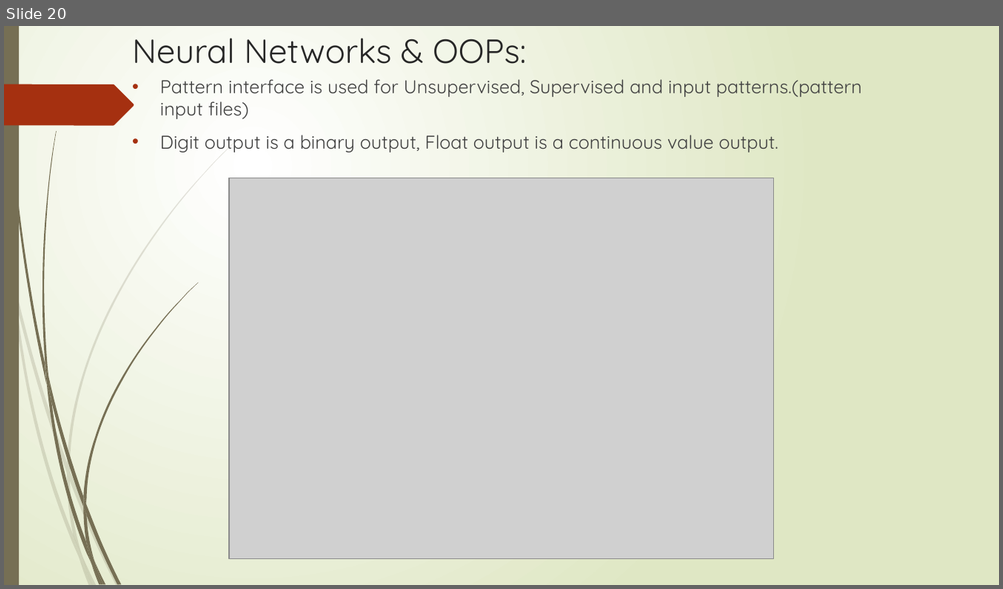
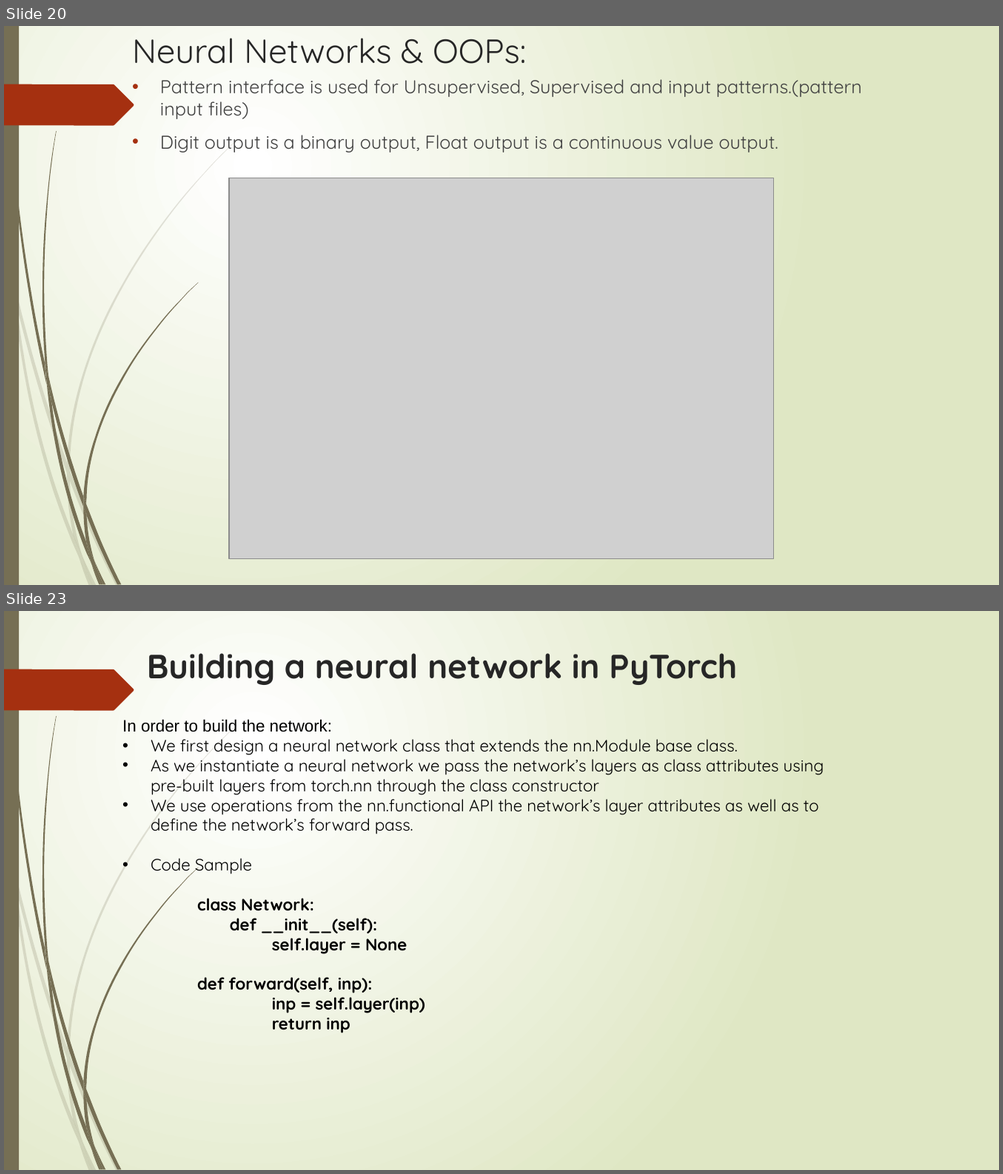
Before and after one commit to DivJAth/OOADPytorch, a slide deck: Grad_Presentation.pptx. Shown one above the other, each under a label of ours: slide 20 before the commit, slides 20 and 23 after it; the slides between them are not shown. The pictures are 1003x589 and 1003x1174 pixels, drawn with LibreOffice and Linux fonts; fonts in the diff are those of the drawing; grey boxes stand for pictures. Boxes give left, top, right and bottom in pixels: in the first picture for what was removed or moved away, otherwise in the second. Text is boxed around its words. In the diff, an @@ line names an element or a change of style, - is before the commit and + after.

Commit message:
code sample

```diff
--- a/Grad_Presentation.pptx
+++ b/Grad_Presentation.pptx
@@ slide 23 added at (4, 611, 999, 1170), background gradient #FFFFFF to #DFE8C4; not listed: 24 template elements that a slide beside it also shows @@
@@ title added at (147, 653, 737, 685), 32.4 pt, text #262626, bold @@
+Building a neural network in PyTorch
@@ text added at (122, 719, 824, 1034), 16 pt, text #000000 @@
+In order to build the network:
+• We first design a neural network class that extends the nn.Module base class.
+• As we instantiate a neural network we pass the network’s layers as class attributes using pre-built layers from torch.nn through the class constructor
+• We use operations from the nn.functional API the network’s layer attributes as well as to define the network’s forward pass.
+• Code Sample
+class Network:
+def __init__(self):
+self.layer = None
+def forward(self, inp):
+inp = self.layer(inp)
+return inp
```
Also in this commit, not shown: 5 other slides added.
